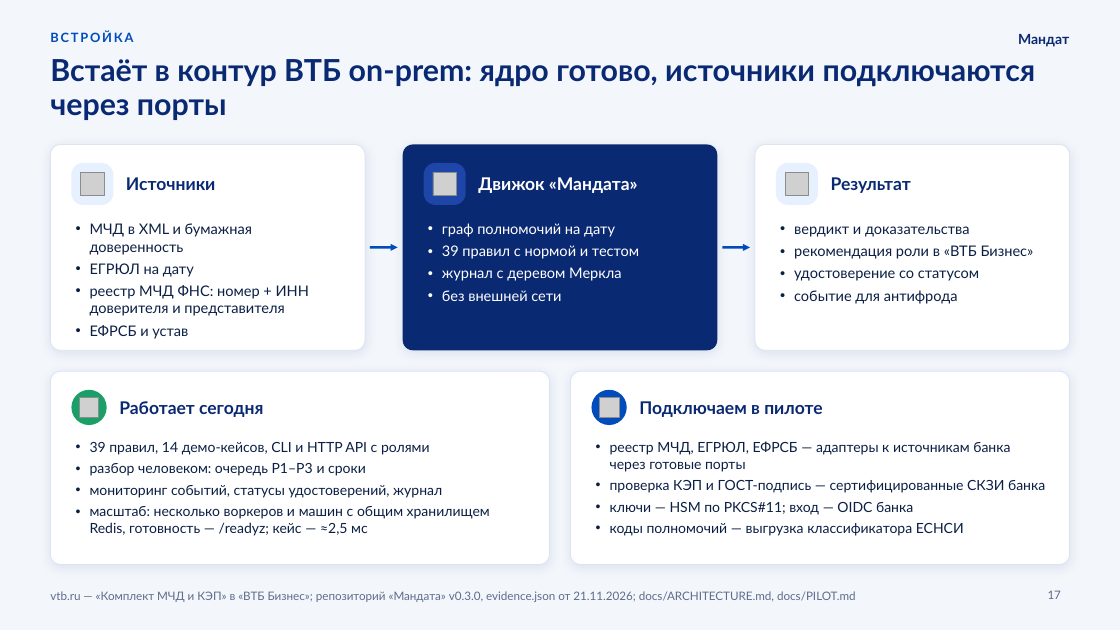
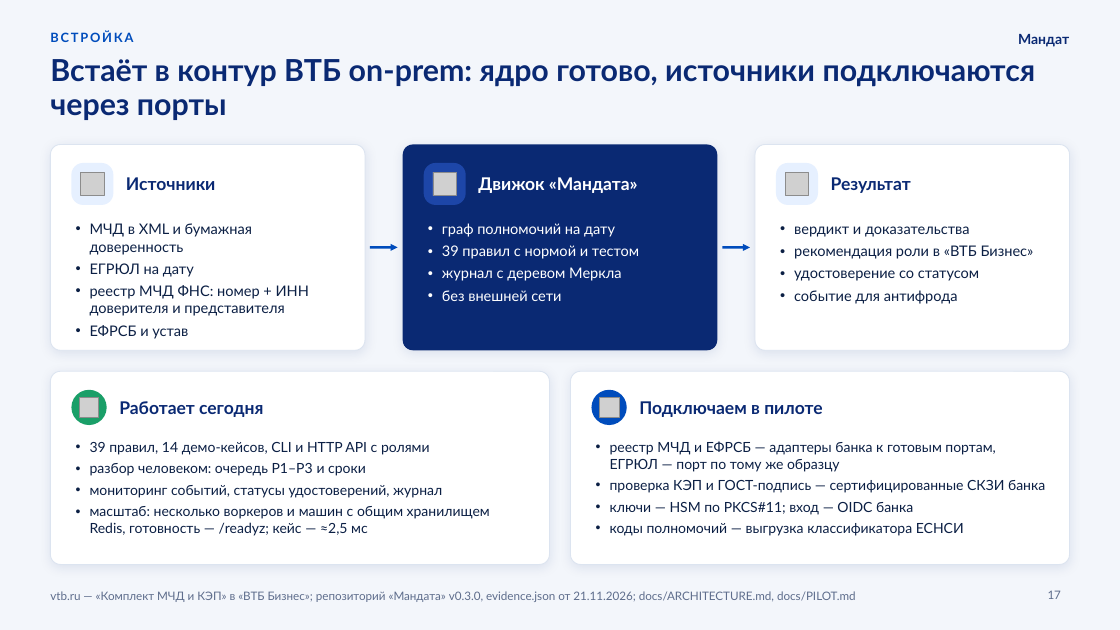
Before and after one commit to KonkovDV/Mandat, a slide deck: slide 17 of submission/slides/Mandat_VTB.pptx. Drawn at 1120x630 pixels with LibreOffice and Linux fonts; fonts in the diff are those of the drawing; grey boxes stand for pictures; background and template pictures are left out. Boxes give left, top, right and bottom in pixels: in the first picture for what was removed or moved away, otherwise in the second. Text is boxed around its words. In the diff, an @@ line names an element or a change of style, - is before the commit and + after.

```diff
--- a/submission/slides/Mandat_VTB.pptx
+++ b/submission/slides/Mandat_VTB.pptx
@@ text at box(610, 441, 995, 472): text changed @@
-• реестр МЧД, ЕГРЮЛ, ЕФРСБ — адаптеры к источникам банка через готовые порты
+• реестр МЧД и ЕФРСБ — адаптеры банка к готовым портам, ЕГРЮЛ — порт по тому же образцу
```
Also in this commit, not shown: 14 other slides changed, 13 other files.
